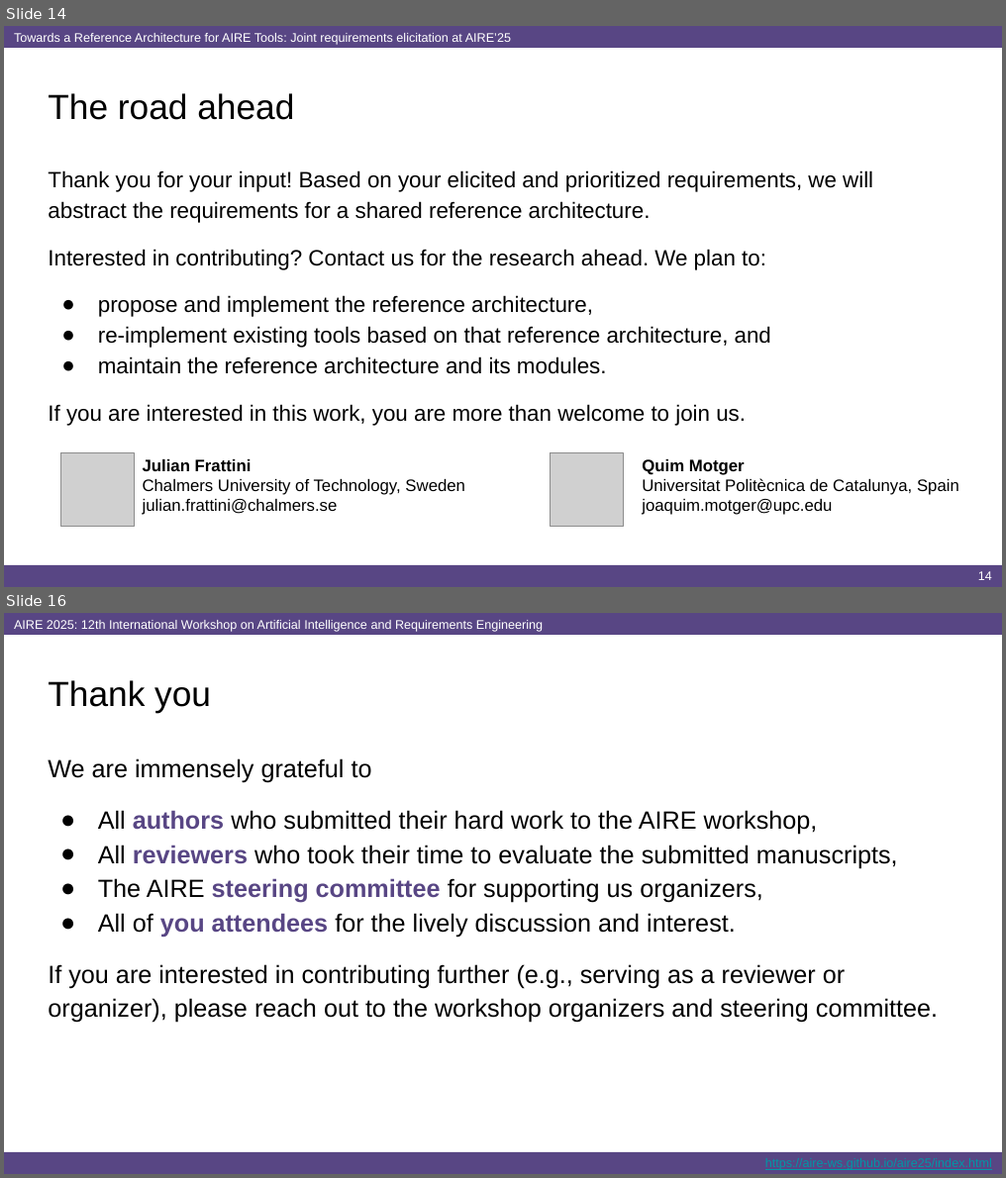
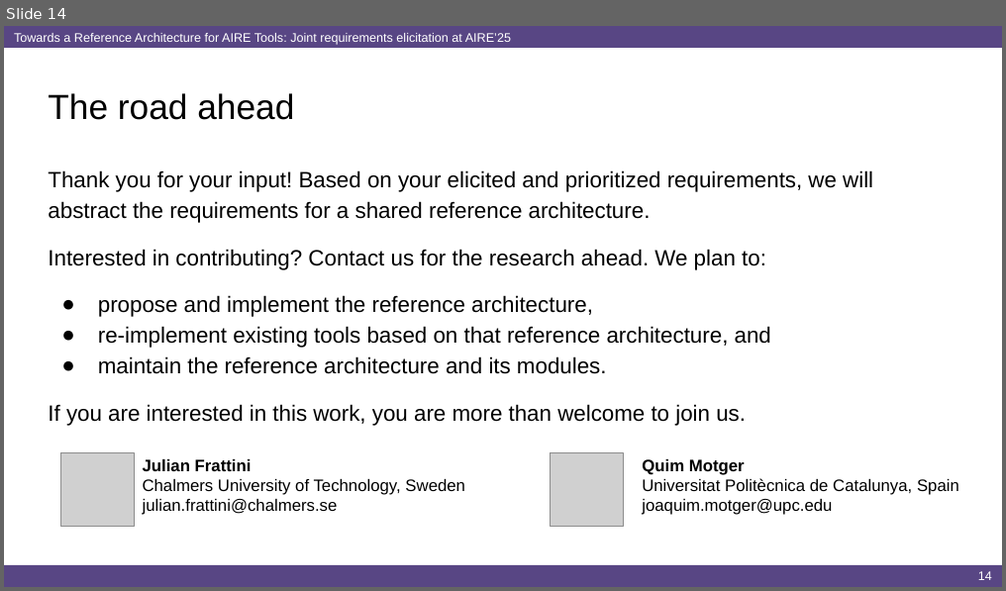
Before and after one commit to airera/study-sra, a slide deck: process/1 - information source identification/stakeholders/AIRE'25 Interactive Session Instructions.pptx. Shown one above the other, each under a label of ours: slides 14 and 16 before the commit, slide 14 after it; the slides between them are not shown. The pictures are 1006x1178 and 1006x591 pixels, drawn with LibreOffice and Linux fonts; fonts in the diff are those of the drawing; grey boxes stand for pictures. Boxes give left, top, right and bottom in pixels: in the first picture for what was removed or moved away, otherwise in the second. Text is boxed around its words. In the diff, an @@ line names an element or a change of style, - is before the commit and + after.

Commit message:
Removed AIRE'25 closing slides

```diff
--- a/process/1 - information source identification/stakeholders/AIRE'25 Interactive Session Instructions.pptx
+++ b/process/1 - information source identification/stakeholders/AIRE'25 Interactive Session Instructions.pptx
@@ slide 16 removed at [4,613,1002,1174], background #FFFFFF @@
@@ rectangle removed at [4,613,1002,635] @@
-AIRE 2025: 12th International Workshop on Artificial Intelligence and Requirements Engineering
@@ title removed at [48,680,211,712] @@
-Thank you
@@ text removed at [48,759,938,1023] @@
-We are immensely grateful to
-● All authors who submitted their hard work to the AIRE workshop,
-● All reviewers who took their time to evaluate the submitted manuscripts,
-● The AIRE steering committee for supporting us organizers,
-● All of you attendees for the lively discussion and interest.
-If you are interested in contributing further (e.g., serving as a reviewer or organizer), please reach out to the workshop organizers and steering committee.
@@ rectangle removed at [4,1153,1002,1174] @@
```
Also in this commit, not shown: 3 other slides removed.
